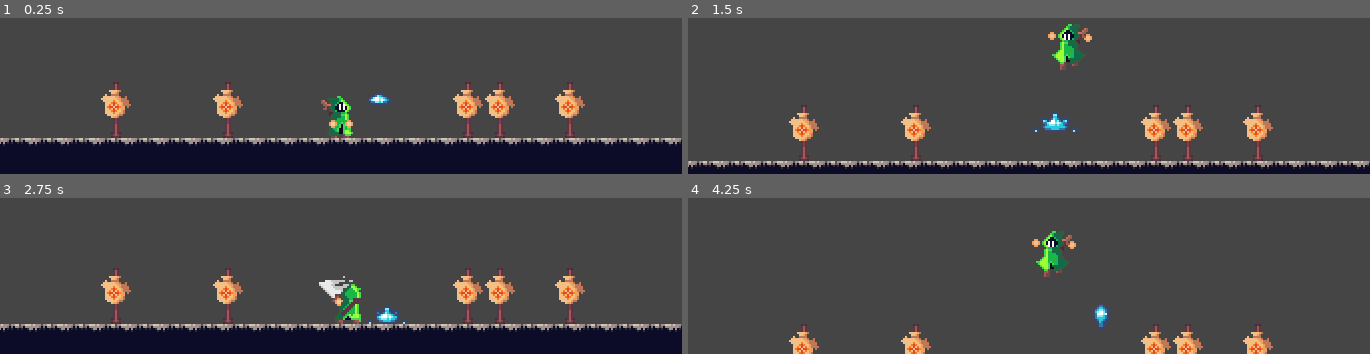
Above: before the commit, frames 1-4 (two rows, left to right).
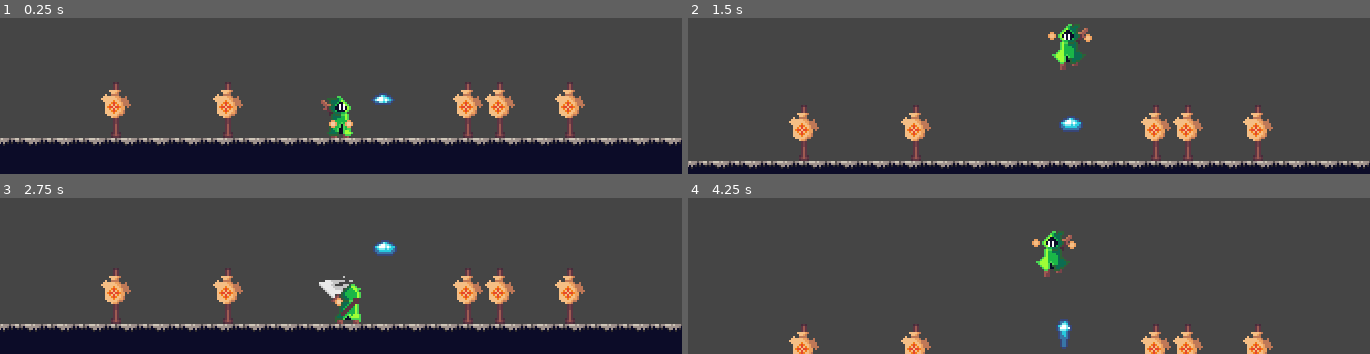
Above: after the commit, the same moments.

Repository: KrzysztofStaron/actionPlatformer
Game: Godot game, scene res://scenes/game.tscn
Two runs of this game, one before a commit and one after it. Both use one fixed random seed, a clock stepped at 60 frames per second and the inputs below.
Inputs (mouse positions are in pixels of both pictures, inside the frame that each line leads up to):
- Up to frame 1 (0.25 s): no input
- Up to frame 2 (1.5 s): move the mouse to (outside the picture) at 0.52 s; press the mouse at (outside the picture) at 0.53 s; hold D (move_right) 0.53-1.28 s; tap Space (jump) at 0.77 s; move the mouse to (outside the picture) at 1.27 s; release the mouse at (outside the picture) at 1.28 s; hold A (move_left) from 1.28 s (still down); tap Ctrl (walk) at 1.35 s
- Up to frame 3 (2.75 s): tap Space (jump) at 1.52 s; move the mouse to (outside the picture) at 2.02 s; release A (move_left) at 2.03 s; press the mouse at (outside the picture) at 2.03 s; hold D (move_right) from 2.03 s (still down)
- Up to frame 4 (4.25 s): move the mouse to (994, 238) at 2.77 s; release the mouse at (994, 238) at 2.78 s; tap Ctrl (walk) at 2.85 s; tap Space (jump) at 3.02, 3.77 s; move the mouse to (1233, 219) at 3.52 s; release D (move_right) at 3.53 s; press the mouse at (1233, 219) at 3.53 s; hold A (move_left) from 3.53 s (still down)

The runs differ from the first frame. In frame 1, 0.2% of the frame differs, in the area x 53-58%, y 48-56%; in frame 2, 0.5%; in frame 3, 0.6%, in the area x 53-60%, y 26-81%; in frame 4, 0.6%.

Commit message:
better slime

Diff:
--- a/enemies/slime/slime.gd
+++ b/enemies/slime/slime.gd
@@ -1,12 +1,15 @@
 extends Enemy
 
+var dir := 0
+
 func _physics_process(delta: float) -> void:
-	var dir := 0
-
-	if player.get_position() < get_position():
-		dir = -1
-	elif player.get_position() > get_position():
-		dir = 1
+	if grounded:
+		if player.get_position() < get_position():
+			dir = -1
+		elif player.get_position() > get_position():
+			dir = 1
+		else:
+			dir = 0
 
 	velocity.y = move_toward(velocity.y, maxGravitation, gravitation * delta)
 
@@ -25,7 +28,7 @@
 func _process(_delta: float) -> void:
 	if anim.get_current_animation() == "atack":
 		pass
-	elif $atackbox.get_overlapping_bodies().size() != 0:
+	elif $atackbox.get_overlapping_bodies().size() != 0 and grounded:
 		anim.play("atack")
 	elif anim.get_current_animation() != "jump" and grounded:
 		anim.play("land")
